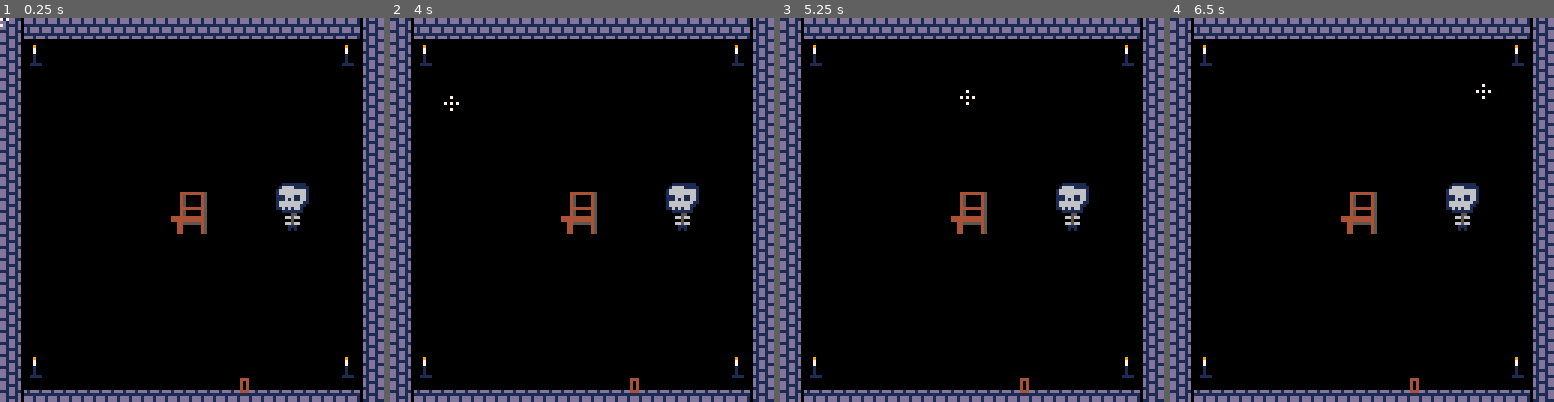
Above: before the commit, frames 1-4 (left to right).
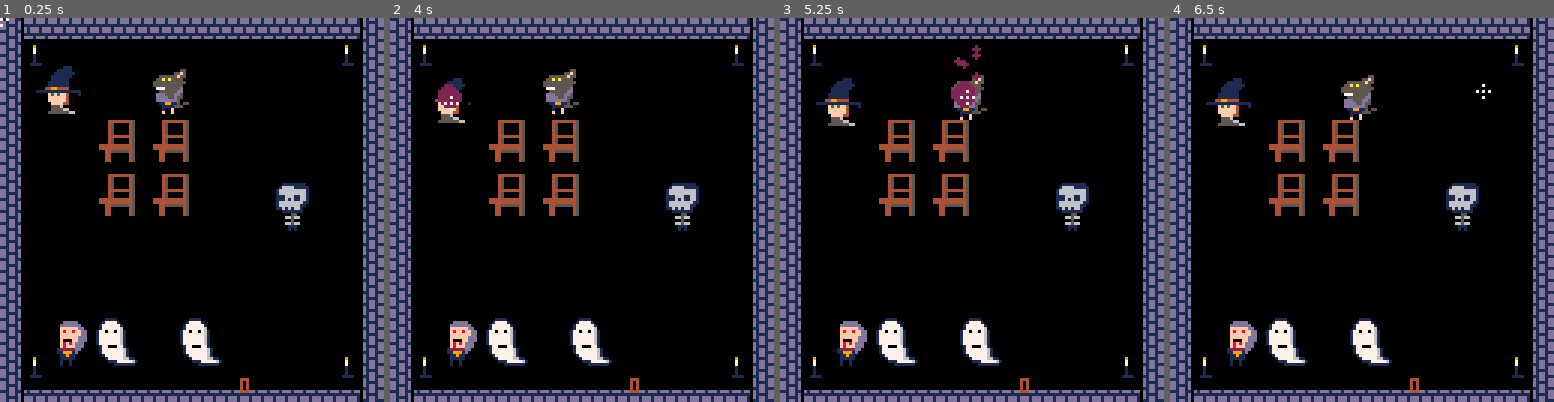
Above: after the commit, the same moments.

Repository: Mastoast/LDjam54
Game: PICO-8 cartridge ld54.p8
The game is run twice, just before and just after one commit, with the same random seed, the same clock (stepped at 60 frames per second) and the same inputs.
Inputs (mouse positions are in pixels of both pictures, inside the frame that each line leads up to):
- Up to frame 1 (0.25 s): no input
- Up to frame 2 (4 s): tap X (X key) at 0.33, 1.07, 1.85, 2.97 s; click (670, 121) at 0.67 s; tap O (Z key) at 0.7, 1.7, 2.1, 2.5, 2.9, 3.3, 3.7 s; click (436, 267) at 1.22 s; click (497, 114) at 1.77 s; click (562, 259) at 2.32 s; click (624, 106) at 2.87 s; click (685, 256) at 3.42 s; click (451, 102) at 3.97 s
- Up to frame 3 (5.25 s): tap X (X key) at 4.08, 5.2 s; tap O (Z key) at 4.1, 4.5, 4.9 s; click (902, 248) at 4.52 s; click (964, 94) at 5.07 s
- Up to frame 4 (6.5 s): tap O (Z key) at 5.3, 5.7, 6.1 s; click (1419, 244) at 5.62 s; click (1481, 90) at 6.17 s; tap X (X key) at 6.32 s

The runs differ from the first frame. In frame 1, 6.2% of the frame differs, in the area x 9-58%, y 12-91%; in frame 2, 6.1%; in frame 3, 6.3%, in the area x 9-58%, y 7-91%; in frame 4, 6.2%.

Commit message:
Yet another fix

Diff:
--- a/ld54.p8
+++ b/ld54.p8
@@ -8,12 +8,10 @@
 
 --[[
     TODO
-    reset target if touch walls
 
     Visuals
-    mosnter animations
+    monster animations
     monster ui animation
-    particles on pick-up / swap / release
     decorations
     light effects
 ]]
--- a/main.lua
+++ b/main.lua
@@ -11,7 +11,7 @@
     cam = {x = 0, y = 0}
     printable = 0
     --
-    levels = {level1_1, level1_2, level1_3, level1_4, level2_1}
+    levels = {level0, level1_1, level1_2, level1_3, level1_4, level2_1}
     current_level = 1
     init_level(levels[current_level])
 end
@@ -26,6 +26,10 @@
     target_chair = nil
     --
     level:init()
+    -- create(chandelier, 11, 9)
+    -- create(chandelier, 115, 113)
+    -- create(chandelier, 11, 113)
+    -- create(chandelier, 115, 9)
 end
 
 function _update60()
@@ -111,6 +115,7 @@
             target = o
             target_x, target_y = target.x, target.y
             target.picked = true
+            spawn_particles(5,4,stat(32),stat(33),2)
             break
         end
     end
@@ -119,6 +124,10 @@
 function release_target()
     if not target then return end
     target.picked = false
+    if cursor_out_of_map() then
+        reset_target()
+        return
+    end
     for o in all(objects) do
         if o != target and on_cursor(o) then
             if o.base == chair then
@@ -128,15 +137,15 @@
                     target.x, target.y = o.x, o.y
                     target, target_x, target_y, target_chair = nil
                     break
-                else
-                    switch_target(o.user)
                 end
             elseif o.movable then
                 switch_target(o)
+                break
             end
         end
     end
     target, target_x, target_y, target_chair = nil
+    spawn_particles(5,4,stat(32),stat(33),2)
 end
 
 function reset_target()
@@ -151,20 +160,32 @@
 end
 
 function switch_target(object)
-    target.chair = object.chair
+    spawn_particles(5,4,target_x,target_y,2)
+
+    local new_chair
+
+    if object.chair then
+        new_chair = object.chair
+    end
+
+    object.chair = nil
+
     target.x = object.x
     target.y = object.y
-    if target.chair then
-        target.chair.user = target
-    end
-
-    object.chair = target_chair
+    if target_chair then
+        object.chair = target_chair
+        target_chair.user = object
+    end
     object.x = target_x
     object.y = target_y
-    if object.chair then
-        object.chair.user = target_chair
-    end
-
+    if new_chair then
+        target.chair = new_chair
+        new_chair.user = target
+    end
+end
+
+function cursor_out_of_map()
+    return stat(32) > 120 or stat(33) > 120 or stat(32) < 8 or stat(33) < 8
 end
 
 function _draw()
--- a/objects.lua
+++ b/objects.lua
@@ -27,9 +27,11 @@
 end
 
 function monster.draw(self)
-    --spr(self.spr, self.x, self.y, self.sprite_w, self.sprite_h, self.flip_x, self.flip_y)
-    -- local factor = gtime % 50 < 25 and self.hit_h or self.hit_h + 1
-    sspr((self.spr % 16) * 8, flr(self.spr \ 16) * 8, self.hit_w, self.hit_h, self.x, self.y, self.hit_w, self.hit_h)
+    local size = self.hit_h
+    if self.picked then
+        size = gtime % 50 < 25 and self.hit_h or self.hit_h - 1
+    end
+    sspr((self.spr % 16) * 8, flr(self.spr \ 16) * 8, self.hit_w, self.hit_h, self.x, self.y, self.hit_w, size)
 end
 
 function monster.draw_ui(self)
@@ -83,6 +85,20 @@
 
 witch = new_type(28, monster)
 
+chandelier = new_type(4)
+function chandelier.update(self)
+    if gtime % 20 == 1 then
+        spawn_particles(4, 3, self.x, self.y, 10, true)
+    end
+    if gtime % 10 == 1 then
+        spawn_particles(1, 2, self.x, self.y, 9, false)
+    end
+end
+
+function chandelier.draw(self)
+    circfill(self.x, self.y, 1, 9)
+end
+
 -- PARTICLES
 particles = {}
 
@@ -90,9 +106,12 @@
 -- size
 -- x / y
 -- color
-function spawn_particles(nb,s,x,y,c)
+function spawn_particles(nb,s,x,y,c, randomize)
+    randomize = randomize or false
     for i=1,flr(nb) do
-        add(particles, make_particle(s,x,y,c))
+        local xm = x + (randomize and (rnd(2) - 1) or 0)
+        local ym = y + (randomize and (rnd(2) - 1) or 0)
+        add(particles, make_particle(s,xm,ym,c))
     end
 end
 
